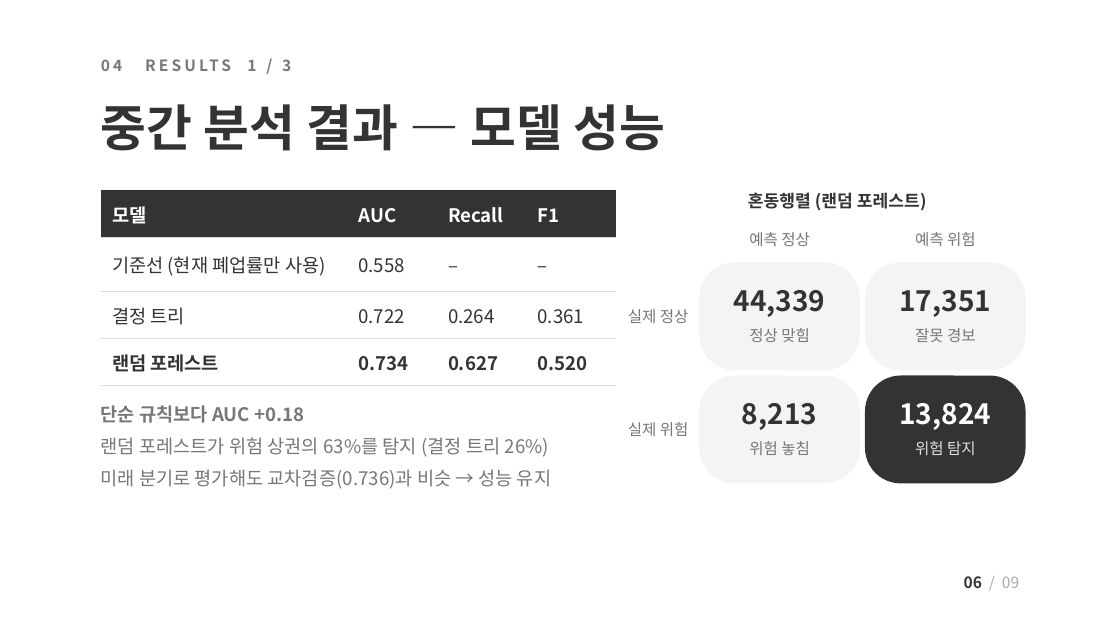
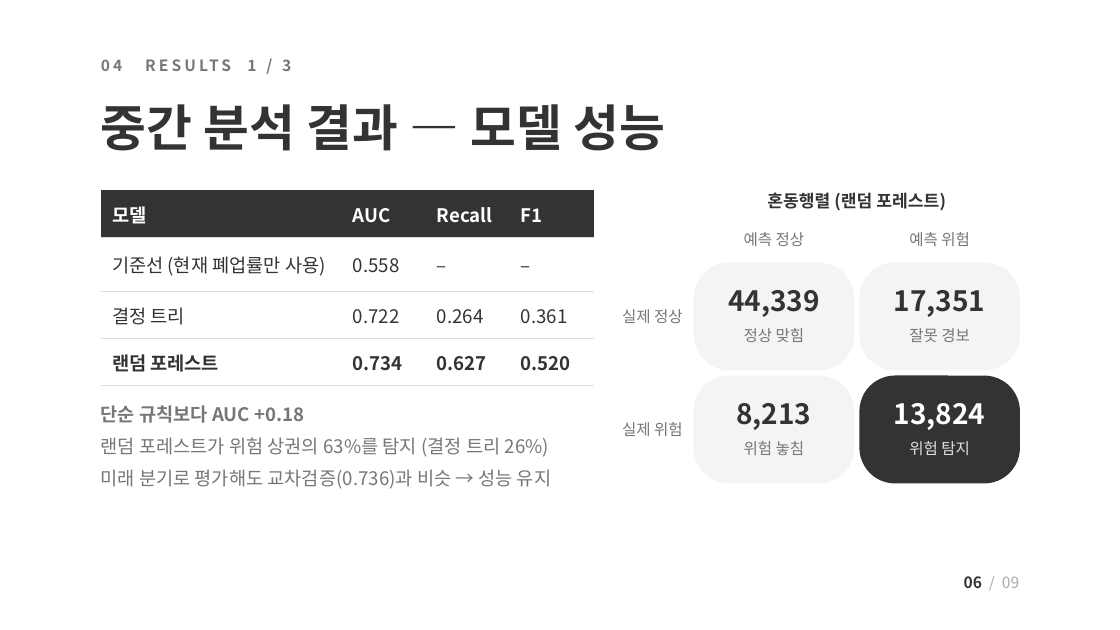
Before and after one commit to JungUihyun/biz-risk-predictor, a slide deck: slide 6 of docs/presentation/biz-risk-predictor_mid2_public.pptx. Drawn at 1120x630 pixels with LibreOffice and Linux fonts; fonts in the diff are those of the drawing. Boxes give left, top, right and bottom in pixels: in the first picture for what was removed or moved away, otherwise in the second. Text is boxed around its words. In the diff, an @@ line names an element or a change of style, - is before the commit and + after.

```diff
--- a/docs/presentation/biz-risk-predictor_mid2_public.pptx
+++ b/docs/presentation/biz-risk-predictor_mid2_public.pptx
@@ table: place and size @@
-table at box(101, 190, 616, 376)
+table at box(101, 190, 594, 379)
@@ text "혼동행렬 (랜덤 포레스트)": place and size @@
-text "혼동행렬 (랜덤 포레스트)" at box(748, 192, 927, 211)
+text "혼동행렬 (랜덤 포레스트)" at box(767, 192, 946, 211)
@@ 12 texts, 4 rounded rectangles: place and size @@
-12 texts, 4 rounded rectangles at box(628, 232, 1025, 483)
+12 texts, 4 rounded rectangles at box(622, 232, 1019, 483)
```
Also in this commit, not shown: 6 other slides changed.
